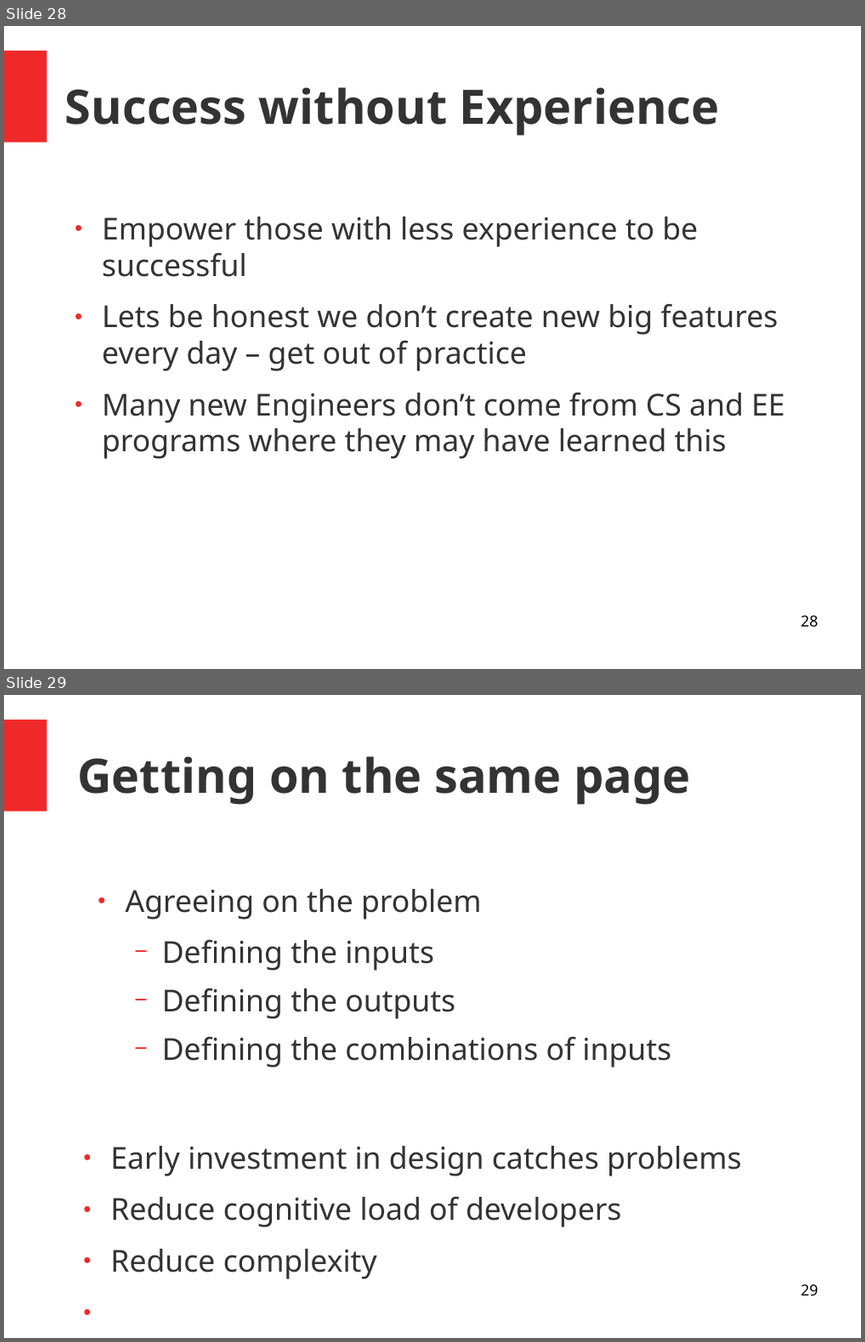
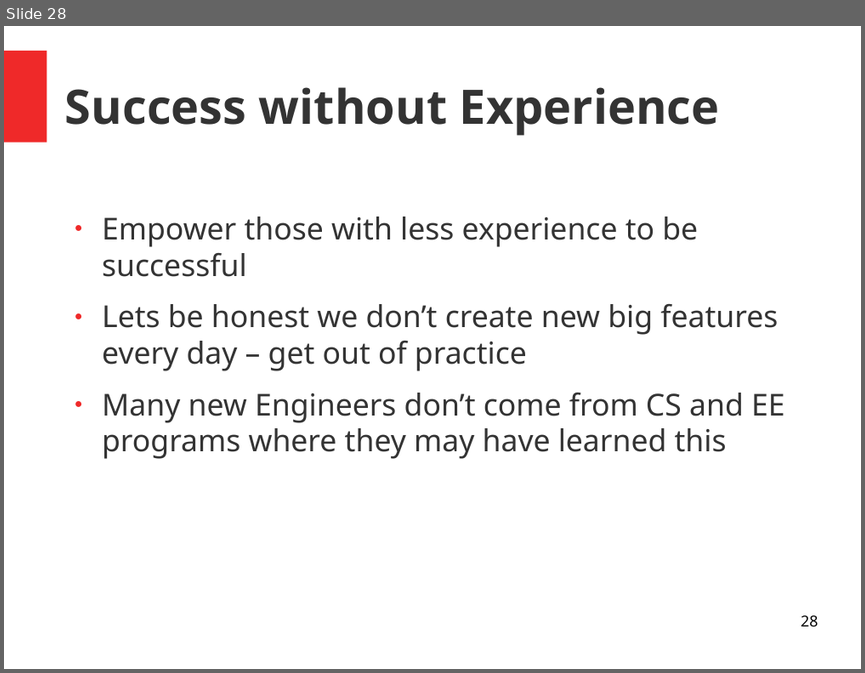
Before and after one commit to MrAbsaroka/Presentations, a slide deck: MattFerguson-0111-2021.11.04.odp. Shown one above the other, each under a label of ours: slides 28 and 29 before the commit, slide 28 after it. The pictures are 865x1342 and 865x673 pixels, drawn with LibreOffice and Linux fonts; fonts in the diff are those of the drawing. Boxes give left, top, right and bottom in pixels: in the first picture for what was removed or moved away, otherwise in the second. Text is boxed around its words. In the diff, an @@ line names an element or a change of style, - is before the commit and + after.

```diff
--- a/MattFerguson-0111-2021.11.04.odp
+++ b/MattFerguson-0111-2021.11.04.odp
@@ slide 29 removed at (4,695,861,1338), background #FFFFFF; not listed: 1 template element that a slide beside it also shows @@
@@ title removed at (78,756,690,805) @@
-Getting on the same page
@@ text removed at (126,889,671,1067) @@
-● Agreeing on the problem
-  − Defining the inputs
-  − Defining the outputs
-  − Defining the combinations of inputs
@@ text removed at (110,1145,742,1272) @@
-● Early investment in design catches problems
-● Reduce cognitive load of developers
-● Reduce complexity
@@ page number removed at (800,1284,817,1296) @@
-29
```
Also in this commit, not shown: 6 slides changed, 1 slide added, 2 other slides removed.
